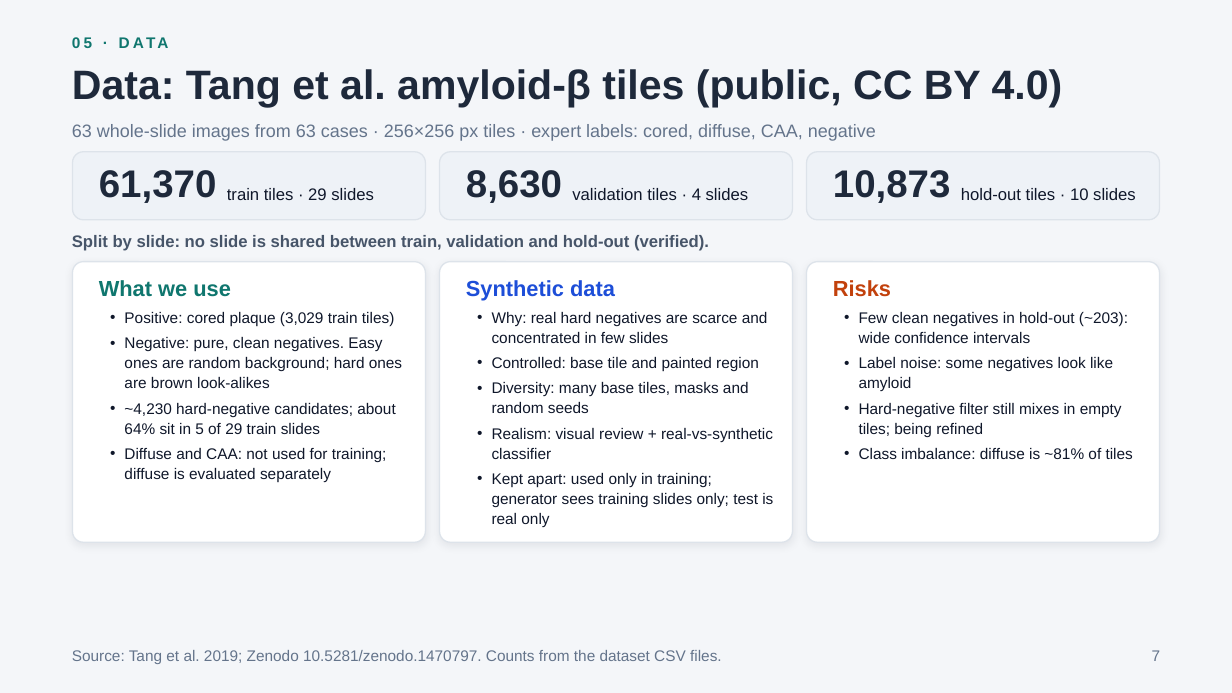
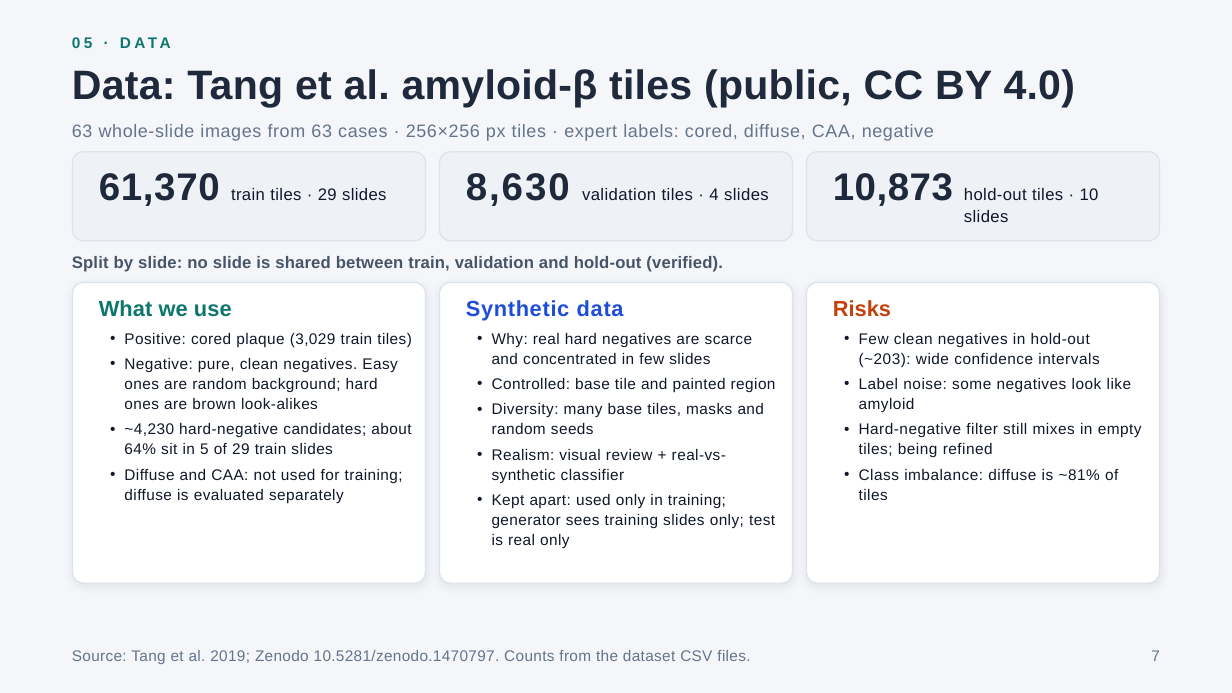
Before and after one commit to lucasboet/PlaqueGuard, a slide deck: slide 7 of GenAI_proposal_slides.pptx. Drawn at 1232x693 pixels with LibreOffice and Linux fonts; fonts in the diff are those of the drawing. Boxes give left, top, right and bottom in pixels: in the first picture for what was removed or moved away, otherwise in the second. Text is boxed around its words. In the diff, an @@ line names an element or a change of style, - is before the commit and + after.

Commit message:
Update slides: rename to PlaqueGuard and update framing

```diff
--- a/GenAI_proposal_slides.pptx
+++ b/GenAI_proposal_slides.pptx
@@ text "05 · DATA" at [72,33,1193,55]: letter spacing 2.5 to 2.7 pt @@
@@ title "Data: Tang et al. amyloid-β ..." at [72,69,1075,107]: letter spacing 0 to 0.2 pt @@
@@ text "63 whole-slide images from 63 ..." at [72,124,934,141]: letter spacing 0 to 0.5 pt @@
@@ rounded rectangle: place and size @@
-rounded rectangle at [72,152,425,220]
+rounded rectangle at [72,152,425,240]
@@ text "61,370" at [99,173,220,206]: letter spacing 0 to 0.6 pt; line spacing 30pt to 34.5pt @@
@@ rounded rectangle: place and size @@
-rounded rectangle at [440,152,793,220]
+rounded rectangle at [440,152,793,240]
@@ text "8,630" at [466,173,570,206]: letter spacing 0 to 1.5 pt; line spacing 30pt to 34.5pt @@
@@ rounded rectangle: place and size @@
-rounded rectangle at [807,152,1160,220]
+rounded rectangle at [807,152,1160,240]
@@ text "10,873" at [833,173,953,206]: letter spacing 0 to 0.4 pt; line spacing 30pt to 34.5pt @@
@@ text "validation tiles · 4 slides": place and size @@
-text "validation tiles · 4 slides" at [572,188,749,200]
+text "validation tiles · 4 slides" at [582,188,769,200]
@@ letter spacing 0 to 0.3 pt in 5 elements at [582,188,769,200], [231,188,386,200], [492,333,776,548], [124,333,412,503], [964,188,1099,222] @@
@@ text "Split by slide: no slide ..." at [72,256,723,272]: letter spacing 0 to 0.1 pt @@
@@ rounded rectangle: place and size @@
-rounded rectangle at [72,262,425,543]
+rounded rectangle at [72,283,425,583]
@@ text "What we use" at [99,300,232,317]: letter spacing 0 to 0.1 pt @@
@@ rounded rectangle: place and size @@
-rounded rectangle at [440,262,793,543]
+rounded rectangle at [440,283,793,583]
@@ text "Synthetic data" at [466,300,624,321]: letter spacing 0 to 0.5 pt @@
@@ proportions changed in 6 elements at [72,152,425,240], [440,152,793,240], [807,152,1160,240], [72,283,425,583], [440,283,793,583], [807,283,1160,583] @@
@@ rounded rectangle: place and size @@
-rounded rectangle at [807,262,1160,543]
+rounded rectangle at [807,283,1160,583]
@@ 4 texts: place and size @@
-4 texts at [72,235,891,300]
+4 texts at [72,256,891,321]
@@ text "Positive: cored plaque (3,029 train ...": place and size @@
-text "Positive: cored plaque (3,029 train ..." at [124,312,402,482]
+text "Positive: cored plaque (3,029 train ..." at [124,333,412,503]
@@ text "Why: real hard negatives are ...": place and size @@
-text "Why: real hard negatives are ..." at [492,312,773,527]
+text "Why: real hard negatives are ..." at [492,333,776,548]
@@ text "Few clean negatives in hold-out ...": place and size @@
-text "Few clean negatives in hold-out ..." at [859,312,1133,459]
+text "Few clean negatives in hold-out ..." at [859,333,1142,500]
@@ text "Few clean negatives in hold-out ..." at [859,333,1142,500]: letter spacing 0 to 0.4 pt @@
@@ text "Source: Tang et al. 2019; ..." at [72,650,750,664]: letter spacing 0 to 0.2 pt @@
```
Also in this commit, not shown: 7 other slides changed, 1 other file.
